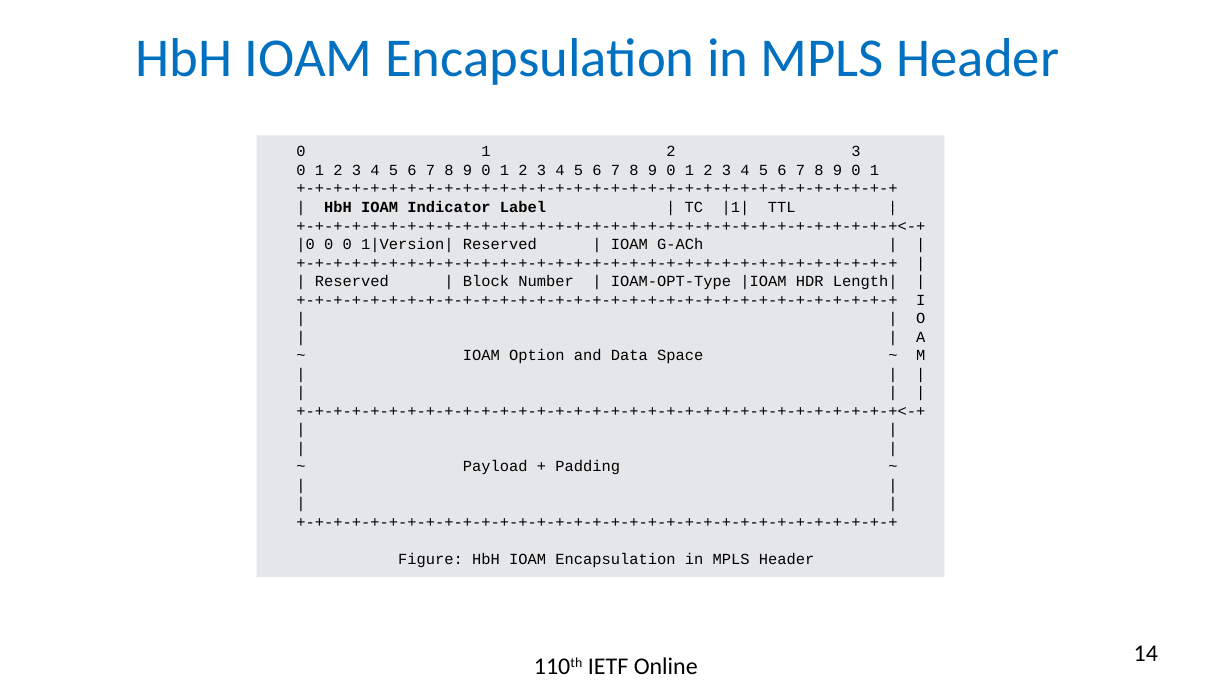
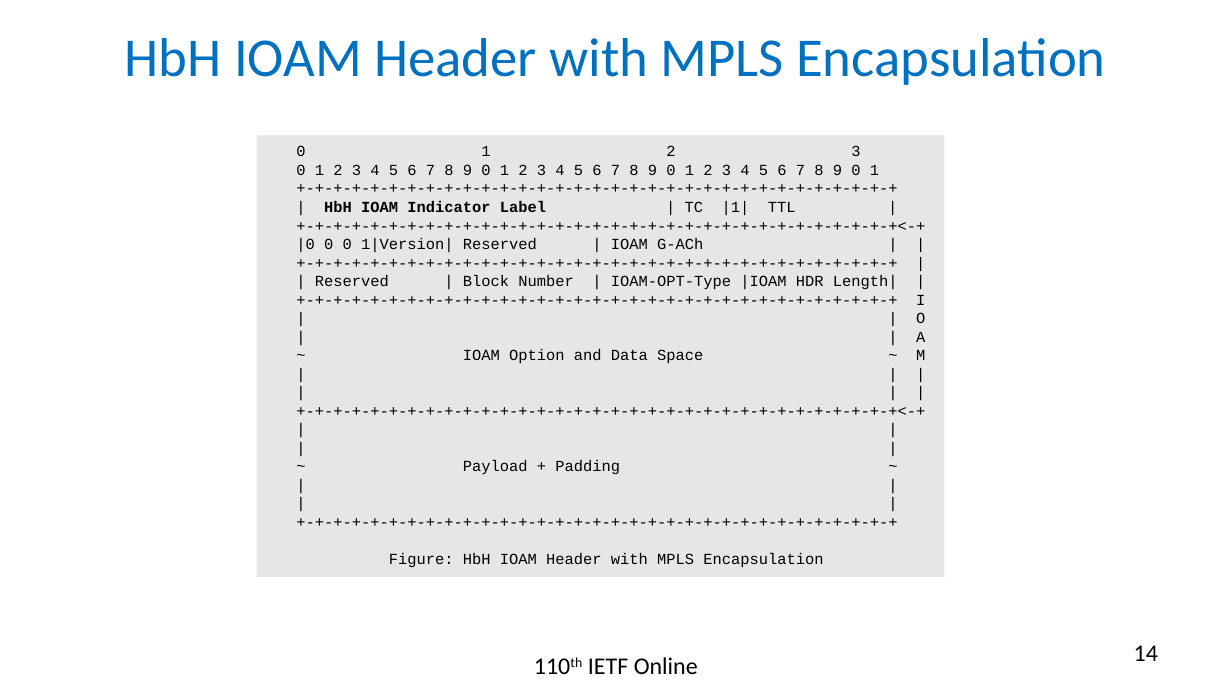
Before and after one commit to rakgandhi/ietf-slides, a slide deck: slide 14 of draft-gandhi-mpls-ioam-sr-05.pptx. Drawn at 1232x693 pixels with LibreOffice and Linux fonts; fonts in the diff are those of the drawing. Boxes give left, top, right and bottom in pixels: in the first picture for what was removed or moved away, otherwise in the second. Text is boxed around its words. In the diff, an @@ line names an element or a change of style, - is before the commit and + after.

```diff
--- a/draft-gandhi-mpls-ioam-sr-05.pptx
+++ b/draft-gandhi-mpls-ioam-sr-05.pptx
@@ title at (x1=125, y1=38, x2=1106, y2=85): text changed @@
-HbH IOAM Encapsulation in MPLS Header
+HbH IOAM Header with MPLS Encapsulation
@@ text in rectangle at (x1=389, y1=553, x2=823, y2=568): text changed @@
-Figure: HbH IOAM Encapsulation in MPLS Header
+Figure: HbH IOAM Header with MPLS Encapsulation
```
Also in this commit, not shown: 13 other slides changed, 1 other file.
